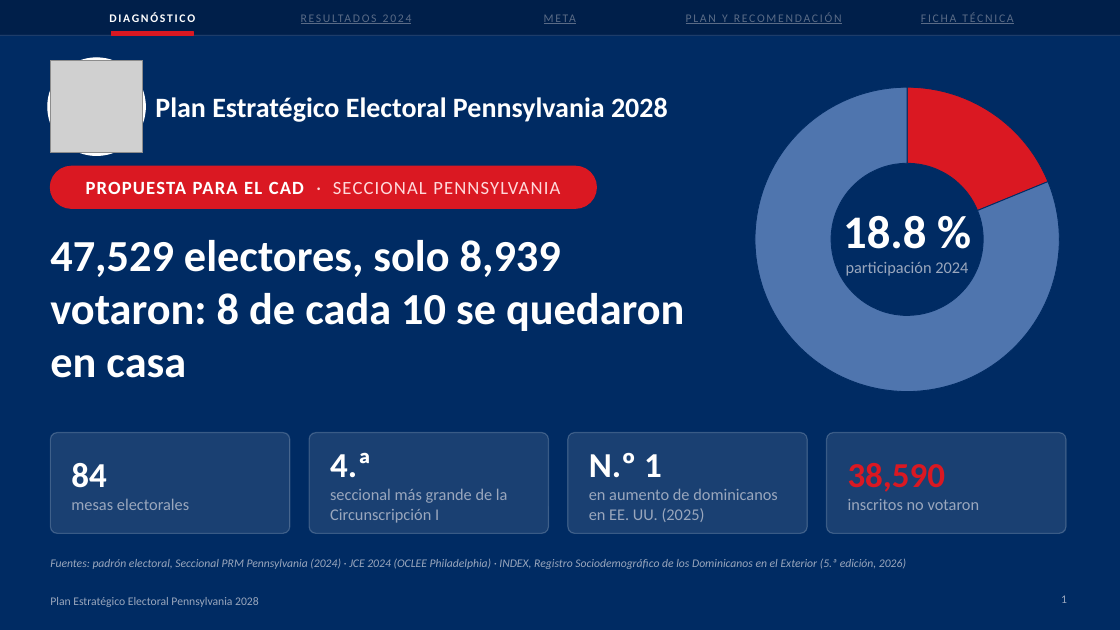
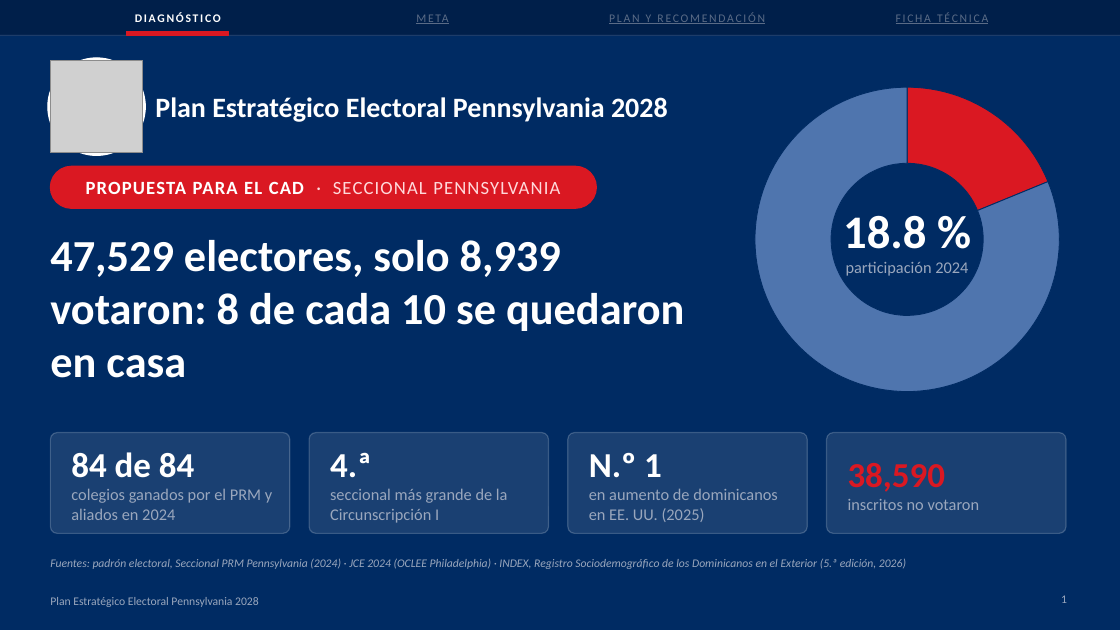
Before and after one commit to rcastillo9556/pdf-toolkit, a slide deck: slide 1 of presentaciones/Plan_Estrategico_Electoral_Pennsylvania_2028.pptx. Drawn at 1120x630 pixels with LibreOffice and Linux fonts; fonts in the diff are those of the drawing; grey boxes stand for pictures. Boxes give left, top, right and bottom in pixels: in the first picture for what was removed or moved away, otherwise in the second. Text is boxed around its words. In the diff, an @@ line names an element or a change of style, - is before the commit and + after.

```diff
--- a/presentaciones/Plan_Estrategico_Electoral_Pennsylvania_2028.pptx
+++ b/presentaciones/Plan_Estrategico_Electoral_Pennsylvania_2028.pptx
@@ text "DIAGNÓSTICO": place and size @@
-text "DIAGNÓSTICO" at (109,12,195,22)
+text "DIAGNÓSTICO" at (135,12,221,22)
@@ text removed at (255,0,459,35) @@
-RESULTADOS 2024
@@ text "META" rewrapped from (458,0,662,35) to (305,0,560,35) @@
@@ text "PLAN Y RECOMENDACIÓN": place and size @@
-text "PLAN Y RECOMENDACIÓN" at (686,12,842,24)
+text "PLAN Y RECOMENDACIÓN" at (609,12,765,24)
@@ text "FICHA TÉCNICA": place and size @@
-text "FICHA TÉCNICA" at (921,12,1013,24)
+text "FICHA TÉCNICA" at (896,12,988,24)
@@ rectangle: place and size @@
-rectangle at (112,31,193,35)
+rectangle at (127,31,229,35)
@@ text at (71,452,272,520): text changed @@
-84
-mesas electorales
+84 de 84
+colegios ganados por el PRM y aliados en 2024
```
Also in this commit, not shown: 8 other slides changed, 1 slide removed, 2 other files.
